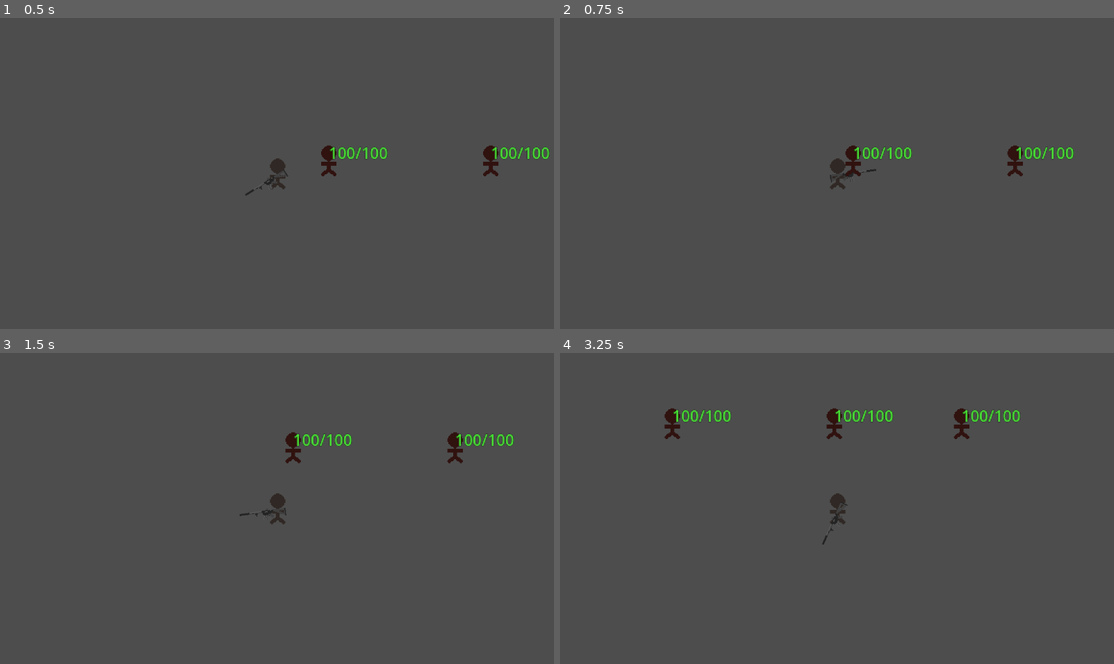
Above: before the commit, frames 1-4 (two rows, left to right).
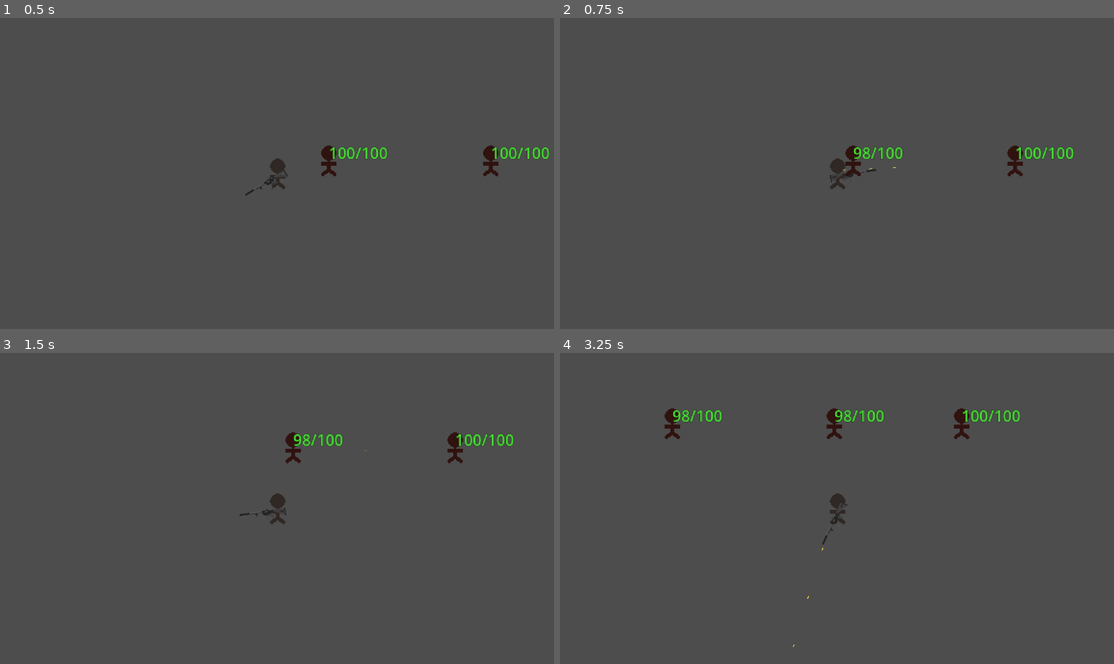
Above: after the commit, the same moments.

Repository: ExHilEr8/Personal-Game-Jam
Game: Godot game, scene res://scenes/main.tscn
Same seed, same stepped clock (60 frames per second), same inputs: the game is played once before the commit and once after it. Sound files missing from this copy of the repository are replaced by a short silence.
Inputs (mouse positions are in pixels of both pictures, inside the frame that each line leads up to):
- Up to frame 1 (0.5 s): no input
- Up to frame 2 (0.75 s): tap Enter at 0.5 s; move the mouse to (958, 157) at 0.52 s; press the mouse at (958, 157) at 0.53 s; hold D (move_right) from 0.53 s (still down)
- Up to frame 3 (1.5 s): tap Space at 1.25 s; move the mouse to (166, 524) at 1.27 s; release D (move_right) at 1.28 s; release the mouse at (166, 524) at 1.28 s; hold S (move_down) from 1.28 s (still down); click (166, 524) at 1.35 s
- Up to frame 4 (3.25 s): move the mouse to (892, 440) at 2.02 s; release S (move_down) at 2.03 s; press the mouse at (892, 440) at 2.03 s; hold D (move_right) 2.03-2.78 s; tap Enter at 2.75 s; move the mouse to (809, 570) at 2.77 s; release the mouse at (809, 570) at 2.78 s; hold W (move_up) from 2.78 s (still down); click (809, 570) at 2.85 s

Frame 1 is identical in both runs. In frame 2, 0.2% of the frame differs, in the area x 51-64%, y 41-50%; in frame 3, 0.2%; in frame 4, 0.4%, in the area x 20-61%, y 18-95%.
Error before the commit: Parse Error: Identifier "time_to_last_shot" not declared in the current scope. (res://scenes/Weapon.gd:334)

Commit message:
Implemented queuing shots for single fire and full auto weapons

Diff:
--- a/scenes/Weapon.gd
+++ b/scenes/Weapon.gd
@@ -43,11 +43,11 @@
 
 @export_group("Misc")
 @export var allow_queued_firing: bool = true
-@export var time_left_to_queue: float = float(0.1) :
+@export var time_left_to_queue: float = float(0.2) :
 	get:
 		return time_left_to_queue
 	set(value):
-		time_left_to_queue = clamp(float(value), float(0), float(1))
+		time_left_to_queue = clamp(float(value), float(0), float(fire_rate))
 
 @export_category("Resources")
 @export var physics_projectile: PackedScene
@@ -66,9 +66,9 @@
 var fire_rate_timer: Timer
 var is_bursting: bool = false
 var is_reloading: bool = false
-var is_fired_queued: bool = false
 
 var can_fire: bool = true
+var is_fire_queued: bool = false
 var charge_full_autod_previously: bool = false
 
 var current_charge: float = float(0) :
@@ -93,6 +93,7 @@
 	burst_timer = initialize_general_timer()
 	reload_timer = initialize_general_timer()
 
+	fire_rate_timer.timeout.connect(_attempt_queue_fire)
 	reload_timer.timeout.connect(_reload_timer_finished)
 
 	magazine_count = magazine_size
@@ -130,6 +131,7 @@
 
 	check_attempt_reload()
 
+
 func _physics_process(delta):
 	if is_hitscan == true:
 		for ray in hitscan_raycasts:
@@ -164,14 +166,25 @@
 
 		current_charge = 0
 
+func _attempt_queue_fire():
+	if is_fire_queued == true:
+		try_fire()
+		is_fire_queued = false
+
 func try_fire():
 	determine_can_fire()
 
 	if can_fire == true:
+		fire_rate_timer.start(fire_rate)
+
 		if is_burst_fire == true:
 			burst_fire()
 		else:
 			regular_fire()
+
+	elif can_fire == false and allow_queued_firing == true:
+		if Input.is_action_just_pressed("primary_action") and fire_rate_timer.time_left <= time_left_to_queue:
+			is_fire_queued = true
 
 func burst_fire():
 	is_bursting = true
@@ -228,8 +241,7 @@
 			else:
 				fire_projectile(physics_projectile, $BulletInstancePoint.get_global_position(), apply_accuracy(get_global_rotation(), initial_accuracy), projectile_charge)
 
-	fire_rate_timer.start(fire_rate)
-
+	is_fire_queued = false
 	print("fire", magazine_count, "/", magazine_size)
 
 # fire_projectile() uses the physics_projectile: PackedScene which is generally provided
@@ -330,9 +342,6 @@
 	print("reloaded", magazine_count, "/", magazine_size)
 	print("reserve ammo", reserve_ammo)
 
-func reset_time_to_last_shot():
-	time_to_last_shot = float(0)
-
 func initialize_general_timer() -> Timer:
 	var timer = Timer.new()
 	get_tree().get_root().add_child.call_deferred(timer)
--- a/scenes/testing_scenes/weapon_testing.tscn
+++ b/scenes/testing_scenes/weapon_testing.tscn
@@ -26,11 +26,11 @@
 
 [node name="Weapon" parent="Player/WeaponContainer" instance=ExtResource("3_5a638")]
 position = Vector2(16, 4)
+fire_rate = 1.2
 magazine_size = 99999
 reserve_ammo = 99999
-is_full_auto = false
 is_burst_fire = true
-burst_amount = 4
+burst_amount = 9
 burst_fire_rate = 0.05
 time_left_to_queue = 1.0
 physics_projectile = ExtResource("4_cxa28")
